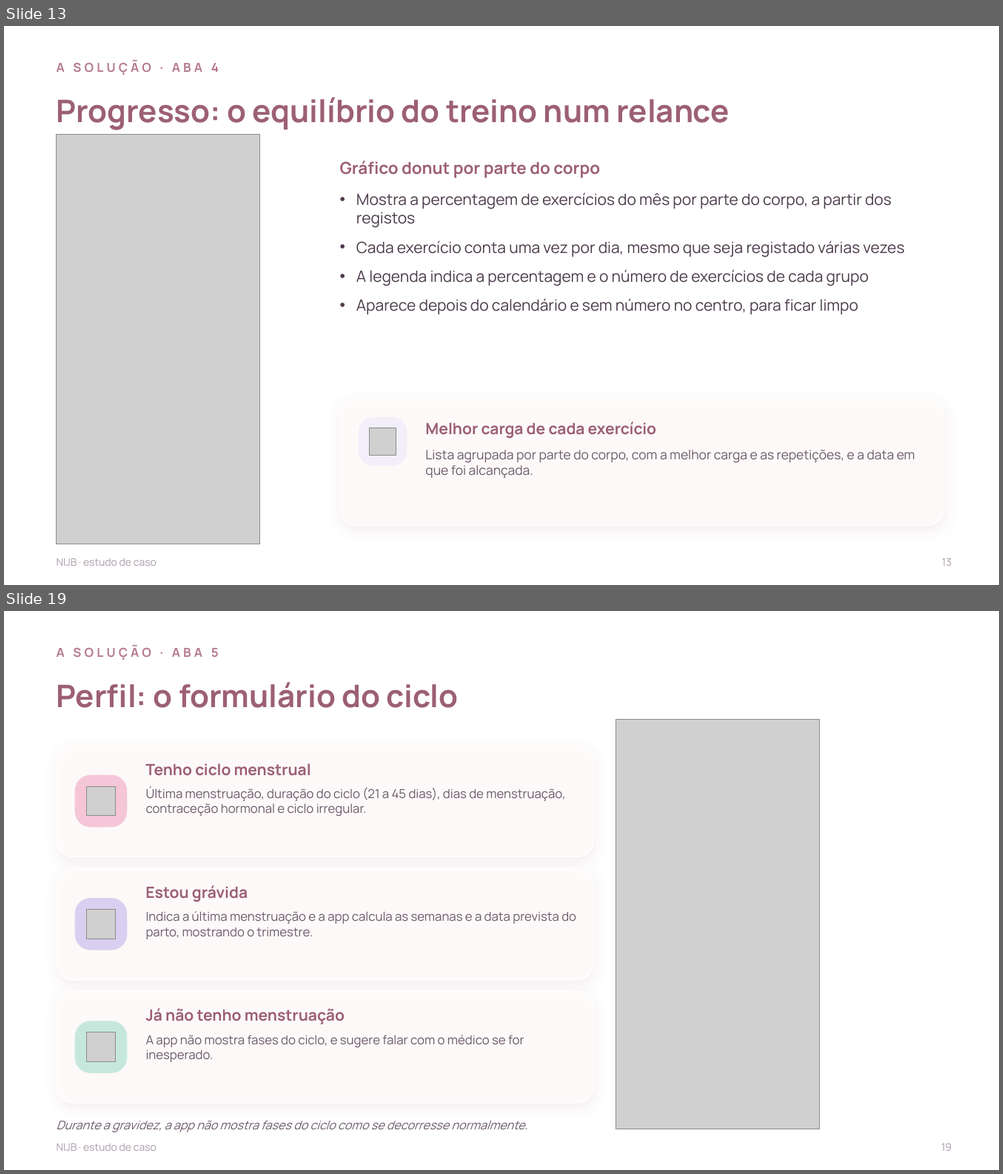
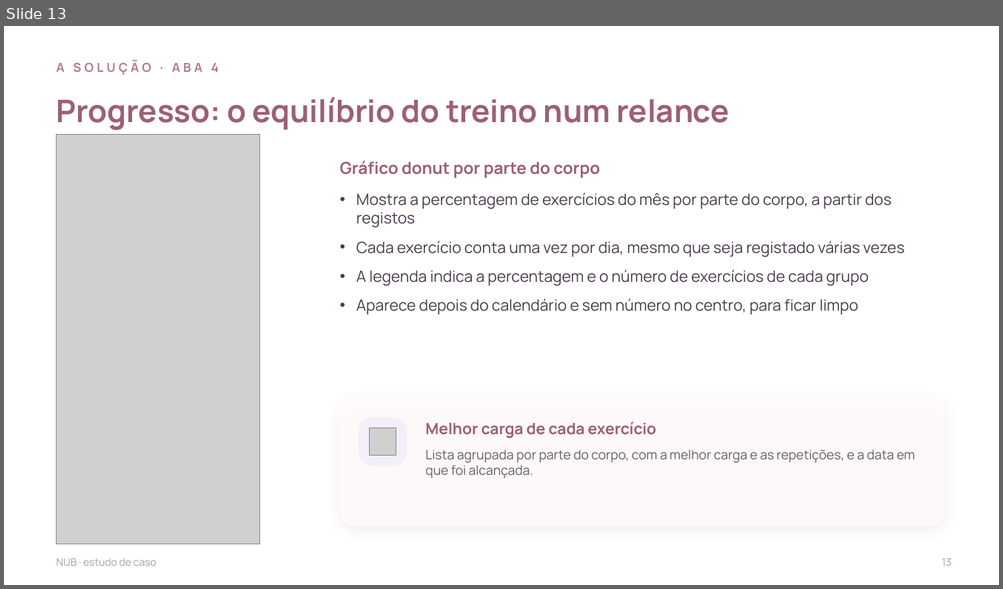
Before and after one commit to nauquero/nau-quero, a slide deck: NIJB-estudo-de-caso-completo.pptx. Shown one above the other, each under a label of ours: slides 13 and 19 before the commit, slide 13 after it; the slides between them are not shown. The pictures are 1003x1174 and 1003x589 pixels, drawn with LibreOffice and Linux fonts; fonts in the diff are those of the drawing; grey boxes stand for pictures; background and template pictures are left out. Boxes give left, top, right and bottom in pixels: in the first picture for what was removed or moved away, otherwise in the second. Text is boxed around its words. In the diff, an @@ line names an element or a change of style, - is before the commit and + after.

```diff
--- a/NIJB-estudo-de-caso-completo.pptx
+++ b/NIJB-estudo-de-caso-completo.pptx
@@ slide 19 removed at <box>4,611,999,1170</box>, background picture (left out) @@
@@ text removed at <box>57,645,219,660</box> @@
-A SOLUÇÃO · ABA 5
@@ text removed at <box>57,682,458,708</box> @@
-Perfil: o formulário do ciclo
@@ picture removed at <box>616,719,819,1130</box> @@
@@ rounded rectangle removed at <box>57,745,594,857</box> @@
@@ text removed at <box>145,763,311,776</box> @@
-Tenho ciclo menstrual
@@ rounded rectangle removed at <box>75,775,127,827</box> @@
@@ picture removed at <box>86,786,115,815</box> @@
@@ text removed at <box>146,787,565,816</box> @@
-Última menstruação, duração do ciclo (21 a 45 dias), dias de menstruação, contraceção hormonal e ciclo irregular.
@@ rounded rectangle removed at <box>57,869,594,980</box> @@
@@ rounded rectangle removed at <box>75,898,127,951</box> @@
@@ text removed at <box>145,886,247,903</box> @@
-Estou grávida
@@ picture removed at <box>86,909,115,939</box> @@
@@ text removed at <box>146,911,576,940</box> @@
-Indica a última menstruação e a app calcula as semanas e a data prevista do parto, mostrando o trimestre.
@@ rounded rectangle removed at <box>57,991,594,1103</box> @@
@@ text removed at <box>145,1008,344,1025</box> @@
-Já não tenho menstruação
@@ rounded rectangle removed at <box>75,1022,127,1073</box> @@
@@ picture removed at <box>86,1033,115,1062</box> @@
@@ text removed at <box>146,1035,524,1062</box> @@
-A app não mostra fases do ciclo, e sugere falar com o médico se for inesperado.
@@ text removed at <box>57,1121,527,1133</box> @@
-Durante a gravidez, a app não mostra fases do ciclo como se decorresse normalmente.
@@ text removed at <box>57,1144,156,1151</box> @@
-NIJB · estudo de caso
@@ text removed at <box>941,1144,951,1151</box> @@
-19
```
Also in this commit, not shown: 14 slides changed, 3 other slides removed.
